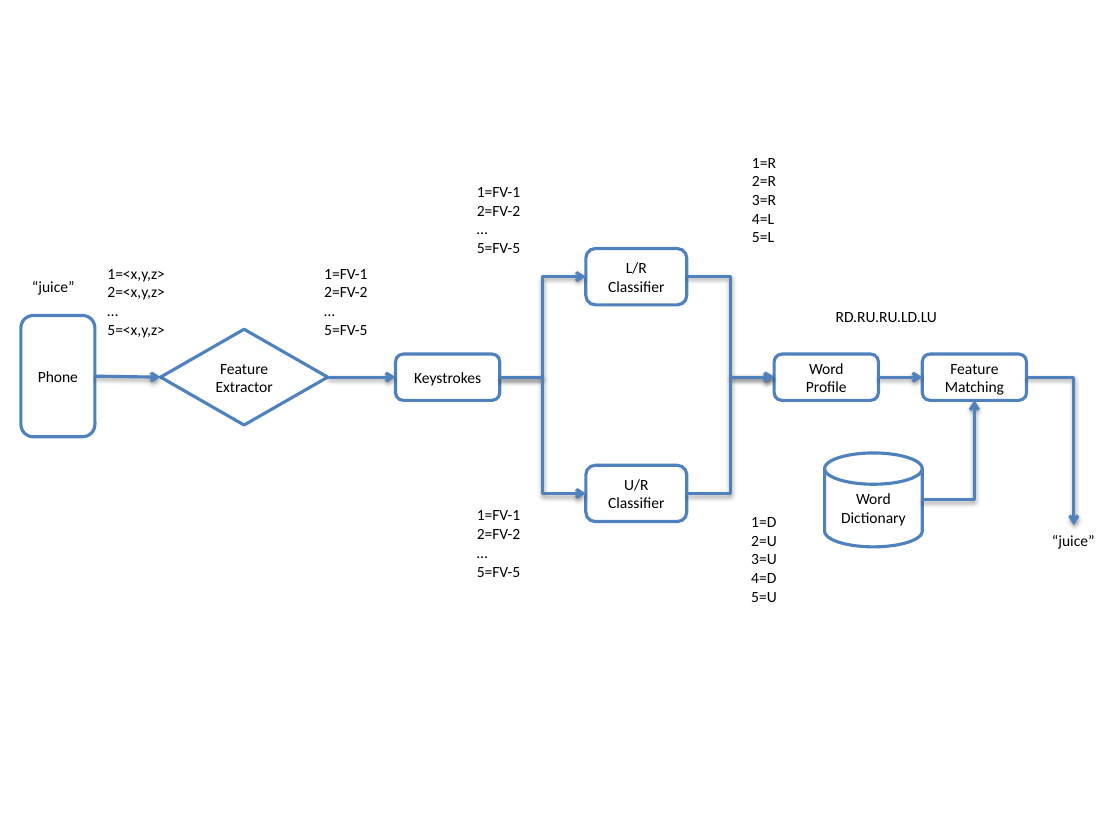
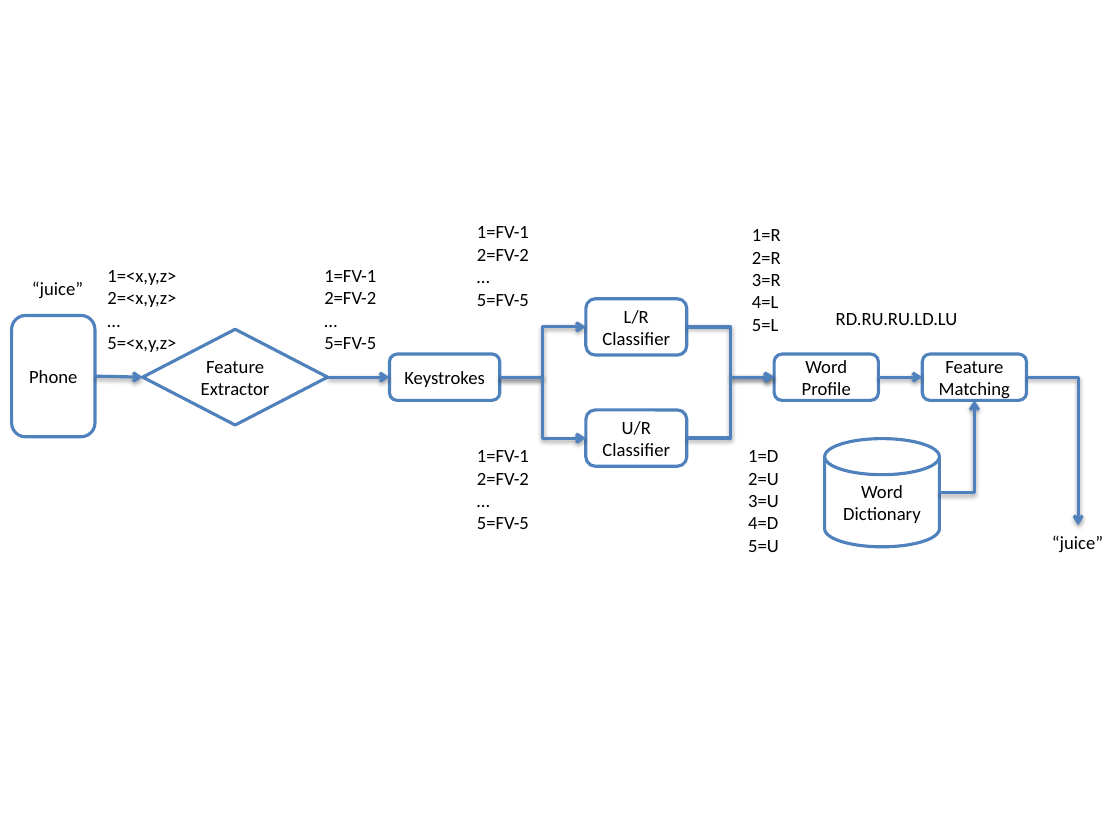
Before and after one commit to naturegirl/EavesDroid, a slide deck: slide 1 of paper/flowchart2.pptx. Drawn at 1120x840 pixels with LibreOffice and Linux fonts; fonts in the diff are those of the drawing. Boxes give left, top, right and bottom in pixels: in the first picture for what was removed or moved away, otherwise in the second. Text is boxed around its words. In the diff, an @@ line names an element or a change of style, - is before the commit and + after.

Commit message:
flowchart2 font

```diff
--- a/paper/flowchart2.pptx
+++ b/paper/flowchart2.pptx
@@ text "1=FV-1": place and size @@
-text "1=FV-1" at [477,187,520,253]
+text "1=FV-1" at [477,226,529,306]
@@ size 10 to 12 pt in 17 elements at [774,354,878,400], [922,354,1026,400], [390,354,501,400], [11,316,94,437], [142,329,327,426], [32,282,83,298], [1052,536,1103,552], [836,313,958,325], [324,270,376,349], [107,270,176,352], [824,439,940,548], [586,299,687,355], [586,410,687,466], [477,226,529,306], [477,450,529,529], [748,450,779,552], [752,229,781,331] @@
@@ text "1=R": place and size @@
-text "1=R" at [752,158,776,242]
+text "1=R" at [752,229,781,331]
@@ rounded rectangle "L/R Classifier": place and size @@
-rounded rectangle "L/R Classifier" at [586,249,687,305]
+rounded rectangle "L/R Classifier" at [586,299,687,355]
@@ rounded rectangle "Phone": place and size @@
-rounded rectangle "Phone" at [21,316,95,437]
+rounded rectangle "Phone" at [11,316,94,437]
@@ diamond "Feature Extractor": place and size @@
-diamond "Feature Extractor" at [160,329,327,426]
+diamond "Feature Extractor" at [142,329,327,426]
@@ elbow arrow moved from (500, 377) - (586, 277) to (500, 377) - (586, 327) @@
@@ elbow arrow moved from (687, 277) - (774, 377) to (687, 327) - (774, 377) @@
@@ rounded rectangle "Keystrokes": place and size @@
-rounded rectangle "Keystrokes" at [395,354,500,400]
+rounded rectangle "Keystrokes" at [390,354,501,400]
@@ arrow moved from (95, 376) - (160, 377) to (95, 376) - (142, 377) @@
@@ arrow moved from (328, 377) - (395, 377) to (328, 377) - (390, 377) @@
@@ elbow arrow moved from (500, 377) - (586, 494) to (500, 377) - (586, 438) @@
@@ elbow arrow moved from (687, 494) - (774, 377) to (687, 438) - (774, 377) @@
@@ elbow arrow moved from (1027, 377) - (1074, 525) to (1027, 377) - (1079, 525) @@
@@ rounded rectangle "U/R Classifier": place and size @@
-rounded rectangle "U/R Classifier" at [586,465,687,521]
+rounded rectangle "U/R Classifier" at [586,410,687,466]
@@ elbow arrow moved from (922, 500) - (974, 400) to (940, 493) - (974, 400) @@
@@ text "1=FV-1": place and size @@
-text "1=FV-1" at [477,510,520,577]
+text "1=FV-1" at [477,450,529,529]
@@ text "1=D": place and size @@
-text "1=D" at [751,517,777,602]
+text "1=D" at [748,450,779,552]
@@ cylinder "Word": place and size @@
-cylinder "Word" at [824,452,922,547]
+cylinder "Word" at [824,439,940,548]
```
